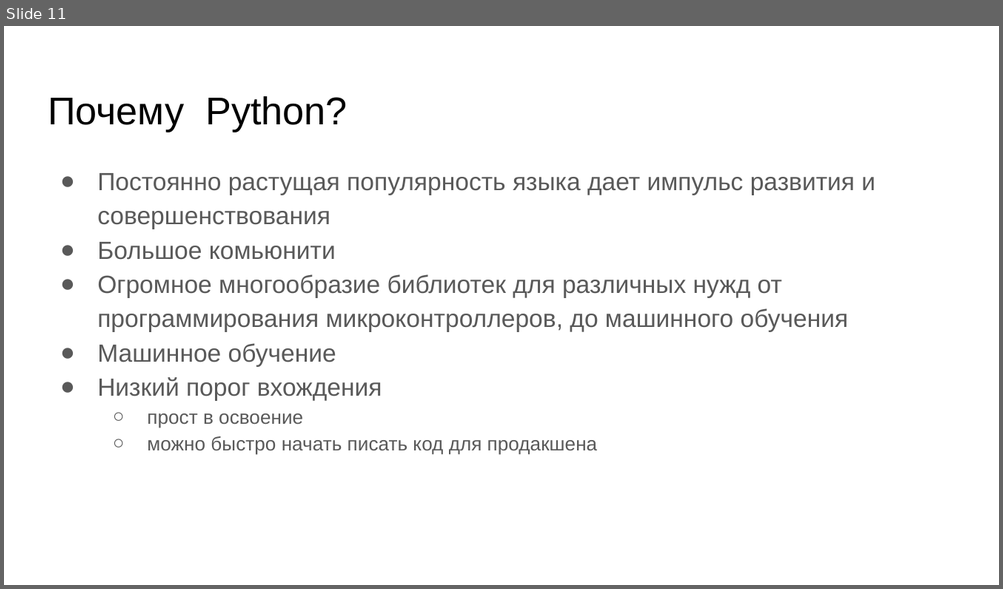
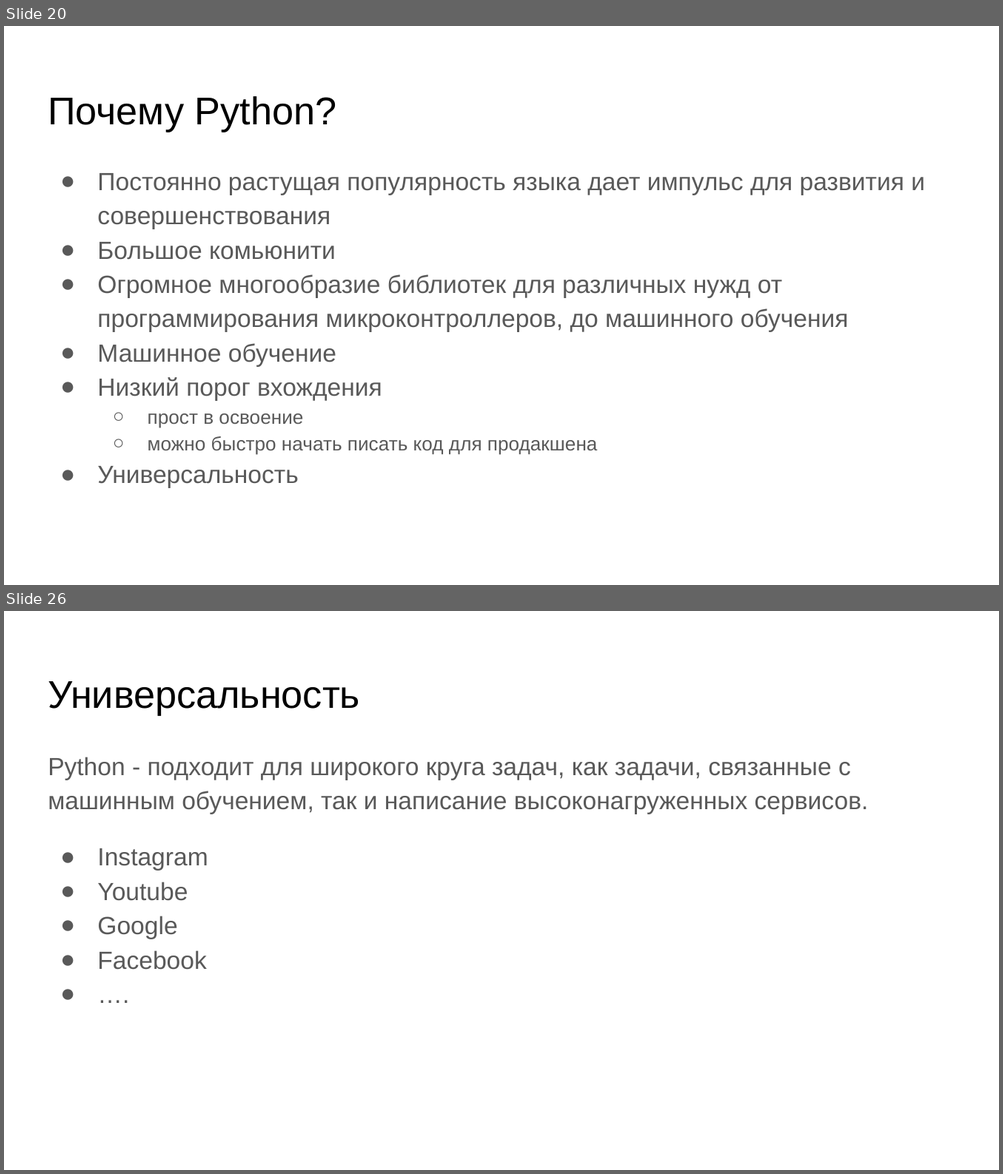
Before and after one commit to skhayrulin/python_course, a slide deck: lecture/Lecture1.pptx. Shown one above the other, each under a label of ours: slide 11 before the commit, slides 20 and 26 after it; the slides between them are not shown. The pictures are 1003x589 and 1003x1174 pixels, drawn with LibreOffice and Linux fonts; fonts in the diff are those of the drawing. Boxes give left, top, right and bottom in pixels: in the first picture for what was removed or moved away, otherwise in the second. Text is boxed around its words. In the diff, an @@ line names an element or a change of style, - is before the commit and + after.

```diff
--- a/lecture/Lecture1.pptx
+++ b/lecture/Lecture1.pptx
@@ slide 26 added at bbox=[4, 611, 999, 1170], background #FFFFFF @@
@@ title added at bbox=[48, 681, 360, 715], 28 pt, text #000000 @@
+Универсальность
@@ text added at bbox=[48, 757, 868, 970], 18 pt, text #595959 @@
+Python - подходит для широкого круга задач, как задачи, связанные с машинным обучением, так и написание высоконагруженных сервисов.
+● Instagram
+● Youtube
+● Google
+● Facebook
+● ….
@@ what was slide 11 is now slide 20 @@
@@ slide 20 changed as well @@
@@ title "Почему Python?" rewrapped from bbox=[48, 96, 347, 132] to bbox=[48, 96, 337, 132] @@
@@ text at bbox=[97, 173, 925, 229]: text changed @@
-● Постоянно растущая популярность языка дает импульс развития и совершенствования
+● Постоянно растущая популярность языка дает импульс для развития и совершенствования
@@ text at bbox=[97, 242, 848, 400]: indent changed @@
@@ text at bbox=[97, 466, 298, 488]: paragraph added @@
+● Универсальность
```
Also in this commit, not shown: 9 other slides changed, 21 other slides added, 3 slides removed, 1 other file.
